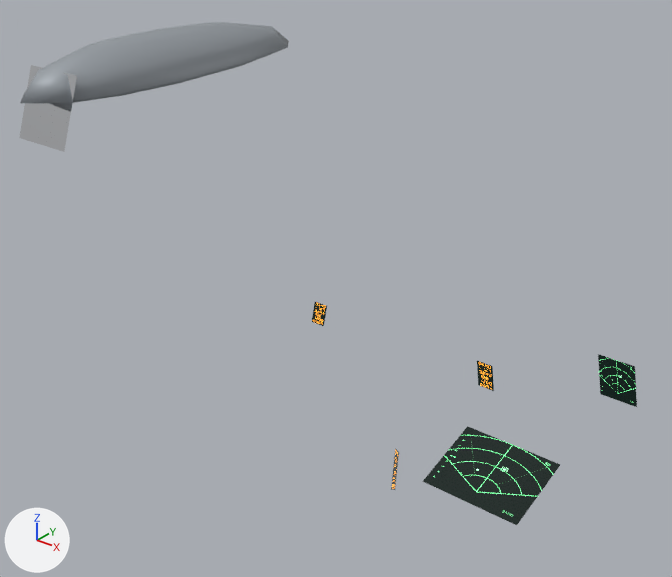
An edit to the glTF model public/models/mig21_cockpit.glb, drawn before and after from the same camera.
The view is the same before and after, from a camera (50 mm lens) standing at (0.533, 2.502, 0.588) and looking at (0.012, 3.153, 0.184). Arrows for +X, +Y and +Z are at lower left; the lights stay in place. The first picture is the older version. Where no turn or scale is listed for an object, it has been applied to the vertices.

In view in the first picture: 'aux_screen_c', 'aux_screen_r', 'aux_screen_tr', 'mfd_screen', 'periscope', 'periscope_mirror' and 1 more.
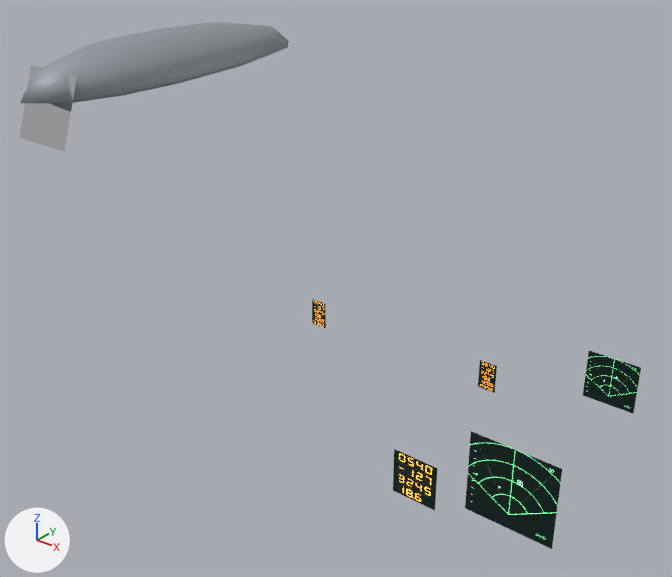
Where the newer file only moved an object's origin or applied its transform, the numbers keep the older frame.

The change, as a list of edits to the scene's bpy script:
```text
Change me_aux_screen_c:
    used by ob_aux_screen_c; location = (-0.063, 3.378, -0.204)
    remove me_aux_screen_c.from_pydata(...)  # 4 vertices, 2 faces; spans x -0.0266..0.0266, y -0.0405..0.0405, z -0.0714..0.0714
    add me_aux_screen_c.from_pydata(...)  # 4 vertices, 2 faces; spans x -0.0297..0.0438, y 0.0394, z -0.0734..0.0004
    me_aux_screen_c part 1
    me_aux_screen_c.vertices[0].co: (-0.0266, 0.0405, -0.0714) -> (-0.0297, 0.0394, -0.0734)  # pixel (395, 489) -> pixel (392, 490)
    me_aux_screen_c.vertices[1].co: (0.022, -0.0405, 0.0022) -> (0.0438, 0.0394, -0.0734)  # pixel (391, 489) -> pixel (434, 510)
    me_aux_screen_c.vertices[2].co: (0.0266, -0.0405, 0.0714) -> (0.0438, 0.0394, 0.0004)  # pixel (395, 448) -> pixel (437, 468)
    me_aux_screen_c.vertices[3].co: (-0.022, 0.0405, -0.0022) -> (-0.0297, 0.0394, 0.0004)  # pixel (399, 451) -> pixel (394, 448)
Change me_aux_screen_r:
    used by ob_aux_screen_r; location = (0.115, 3.284, 0.06)
    remove me_aux_screen_r.from_pydata(...)  # 4 vertices, 2 faces; spans x -0.0119..0.0119, y 0.0, z -0.0151..0.0151
    add me_aux_screen_r.from_pydata(...)  # 4 vertices, 2 faces; spans x -0.0081..0.0129, y 0.0, z -0.0169..0.017
    me_aux_screen_r part 2
    me_aux_screen_r.vertices[0].co: (-0.0076, 0.0, -0.0151) -> (-0.0081, 0.0, -0.0169)  # pixel (478, 385) -> pixel (477, 386)
    me_aux_screen_r.vertices[1].co: (0.0119, 0.0, -0.0151) -> (0.0129, 0.0, -0.0169)  # pixel (493, 391) -> pixel (494, 392)
    me_aux_screen_r.vertices[2].co: (0.0076, 0.0, 0.0151) -> (0.0129, 0.0, 0.017)  # pixel (492, 366) -> pixel (496, 366)
    me_aux_screen_r.vertices[3].co: (-0.0119, 0.0, 0.0151) -> (-0.0081, 0.0, 0.017)  # pixel (476, 360) -> pixel (479, 359)
Change me_aux_screen_tr:
    used by ob_aux_screen_tr; location = (0.213, 3.417, 0.028)
    remove me_aux_screen_tr.from_pydata(...)  # 4 vertices, 2 faces; spans x -0.0268..0.0268, y 0.0, z -0.0251..0.0251
    add me_aux_screen_tr.from_pydata(...)  # 4 vertices, 2 faces; spans x -0.0383..0.0242, y 0.0, z -0.035..0.0261
    me_aux_screen_tr part 3
    me_aux_screen_tr.vertices[0].co: (-0.0173, 0.0, -0.0251) -> (-0.0383, 0.0, -0.035)  # pixel (600, 394) -> pixel (582, 395)
    me_aux_screen_tr.vertices[1].co: (0.0268, 0.0, -0.0251) -> (0.0242, 0.0, -0.035)  # pixel (636, 407) -> pixel (633, 413)
    me_aux_screen_tr.vertices[2].co: (0.0173, 0.0, 0.0251) -> (0.0242, 0.0, 0.0261)  # pixel (634, 366) -> pixel (641, 367)
    me_aux_screen_tr.vertices[3].co: (-0.0268, 0.0, 0.0251) -> (-0.0383, 0.0, 0.0261)  # pixel (598, 354) -> pixel (588, 350)
Change me_mfd_screen:
    used by ob_mfd_screen; location = (0.095, 3.358, -0.123)
    remove me_mfd_screen.from_pydata(...)  # 4 vertices, 2 faces; spans x -0.0683..0.0683, y -0.049..0.049, z -0.0161..0.0161
    add me_mfd_screen.from_pydata(...)  # 4 vertices, 2 faces; spans x -0.0584..0.0718, y 0.0476, z -0.1146..0.0118
    me_mfd_screen part 4
    me_mfd_screen.vertices[0].co: (-0.0683, -0.049, -0.0161) -> (-0.0584, 0.0476, -0.1146)  # pixel (422, 481) -> pixel (465, 508)
    me_mfd_screen.vertices[1].co: (0.0646, -0.049, -0.0161) -> (0.0718, 0.0476, -0.1146)  # pixel (516, 525) -> pixel (551, 549)
    me_mfd_screen.vertices[2].co: (0.0683, 0.049, 0.0161) -> (0.0718, 0.0476, 0.0118)  # pixel (560, 464) -> pixel (562, 468)
    me_mfd_screen.vertices[3].co: (-0.0646, 0.049, 0.0161) -> (-0.0584, 0.0476, 0.0118)  # pixel (467, 426) -> pixel (470, 431)
```

Pixel boxes [x1, y1, x2, y2] of what changed, in the pictures (672 x 577 px):
'mfd_screen', reshaped (29% narrower, 19% taller): before [423, 426, 560, 525]; after [465, 431, 562, 549]
'aux_screen_tr', reshaped (48% wider, 19% taller): before [598, 354, 637, 407]; after [583, 351, 641, 414]
'aux_screen_c', reshaped: before [391, 448, 399, 490]; after [393, 449, 437, 510]
'aux_screen_r', reshaped (11% wider, 10% taller): before [477, 361, 494, 391]; after [478, 360, 497, 393]
